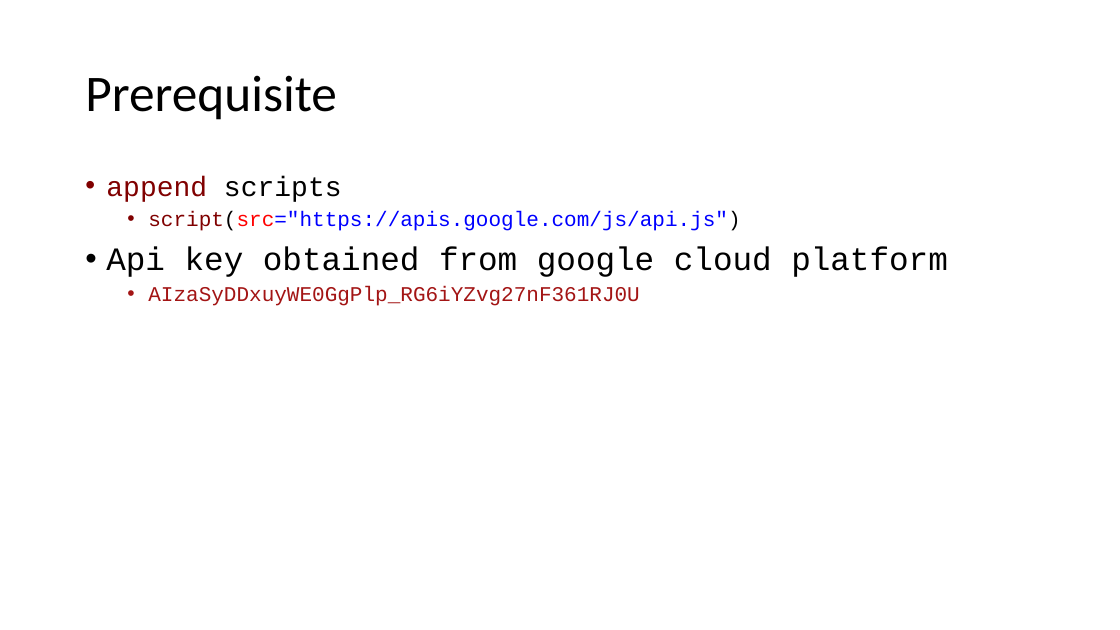
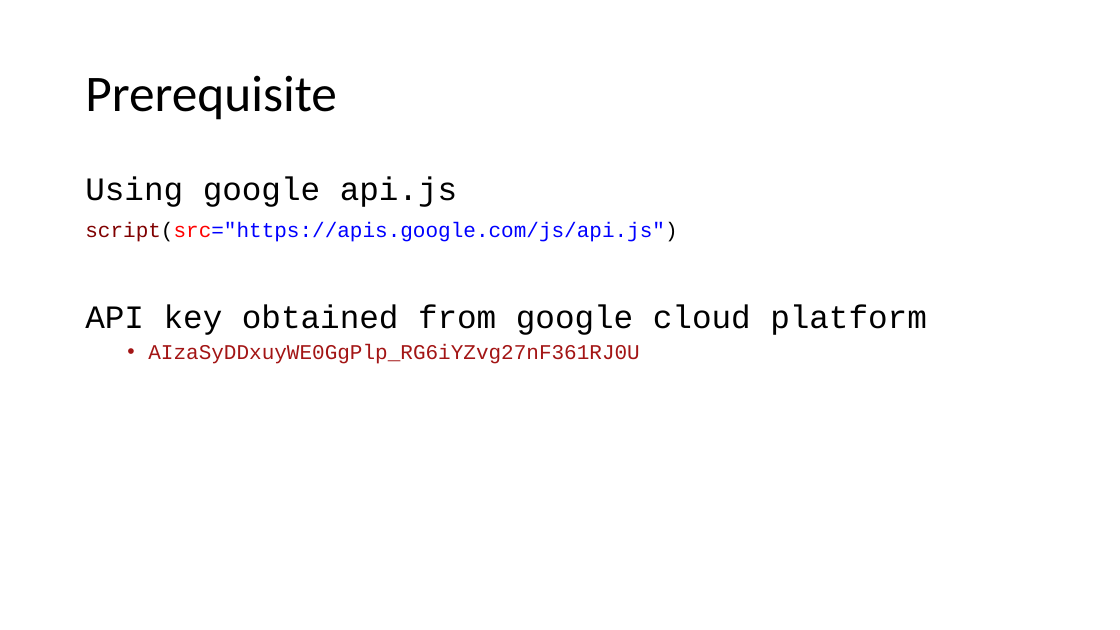
Before and after one commit to ZikunFu/WebDev-FinalProject, a slide deck: slide 2 of Independent Study Presentation.pptx. Drawn at 1120x630 pixels with LibreOffice and Linux fonts; fonts in the diff are those of the drawing. Boxes give left, top, right and bottom in pixels: in the first picture for what was removed or moved away, otherwise in the second. Text is boxed around its words. In the diff, an @@ line names an element or a change of style, - is before the commit and + after.

Commit message:
Changes to presentation

```diff
--- a/Independent Study Presentation.pptx
+++ b/Independent Study Presentation.pptx
@@ text at [85,176,457,207]: text changed; size 24 to 28 pt @@
-• append scripts
+Using google api.js
@@ text at [85,222,677,242]: bullet • to none; list level 2 to 1 in "script(src="https://apis.google.com/js/api.js")" @@
@@ text at [85,304,927,335]: text changed @@
-• Api key obtained from google cloud platform
+API key obtained from google cloud platform
```
Also in this commit, not shown: 1 other slide changed, 1 slide added, 1 slide removed, 2 other files.
